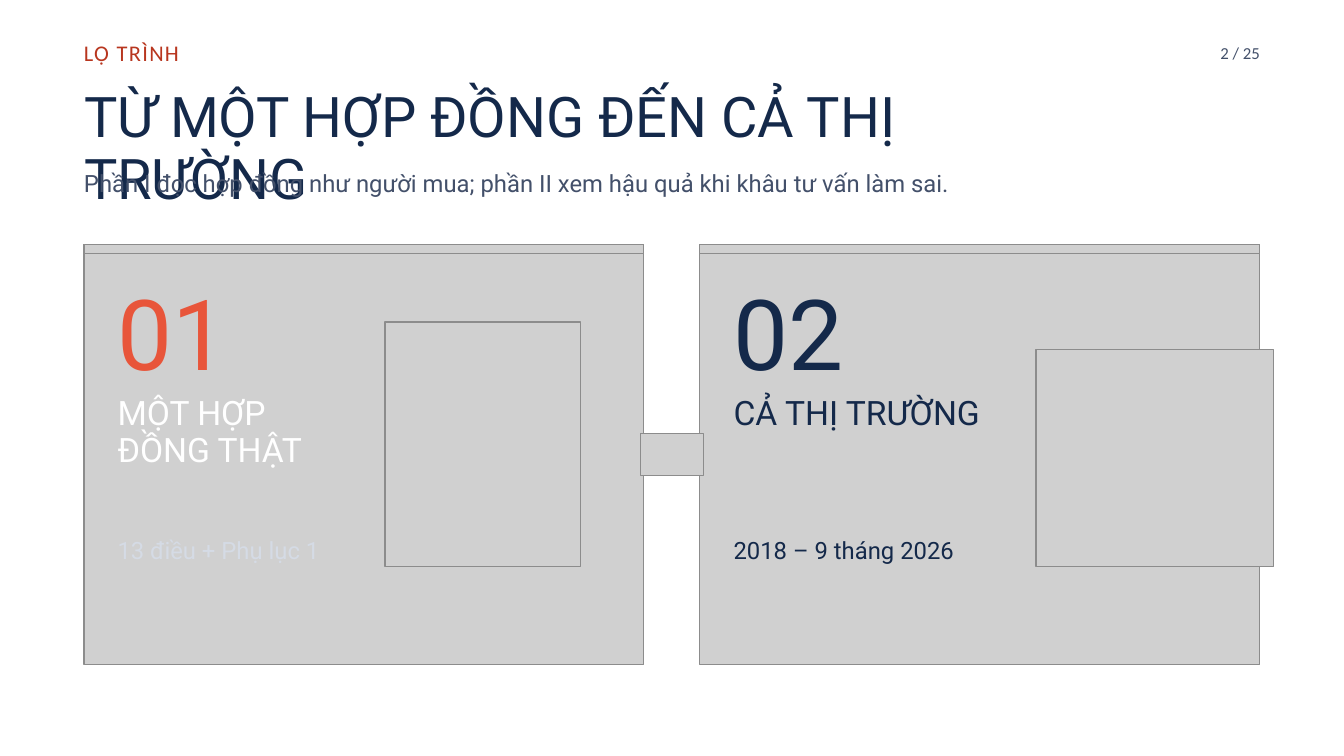
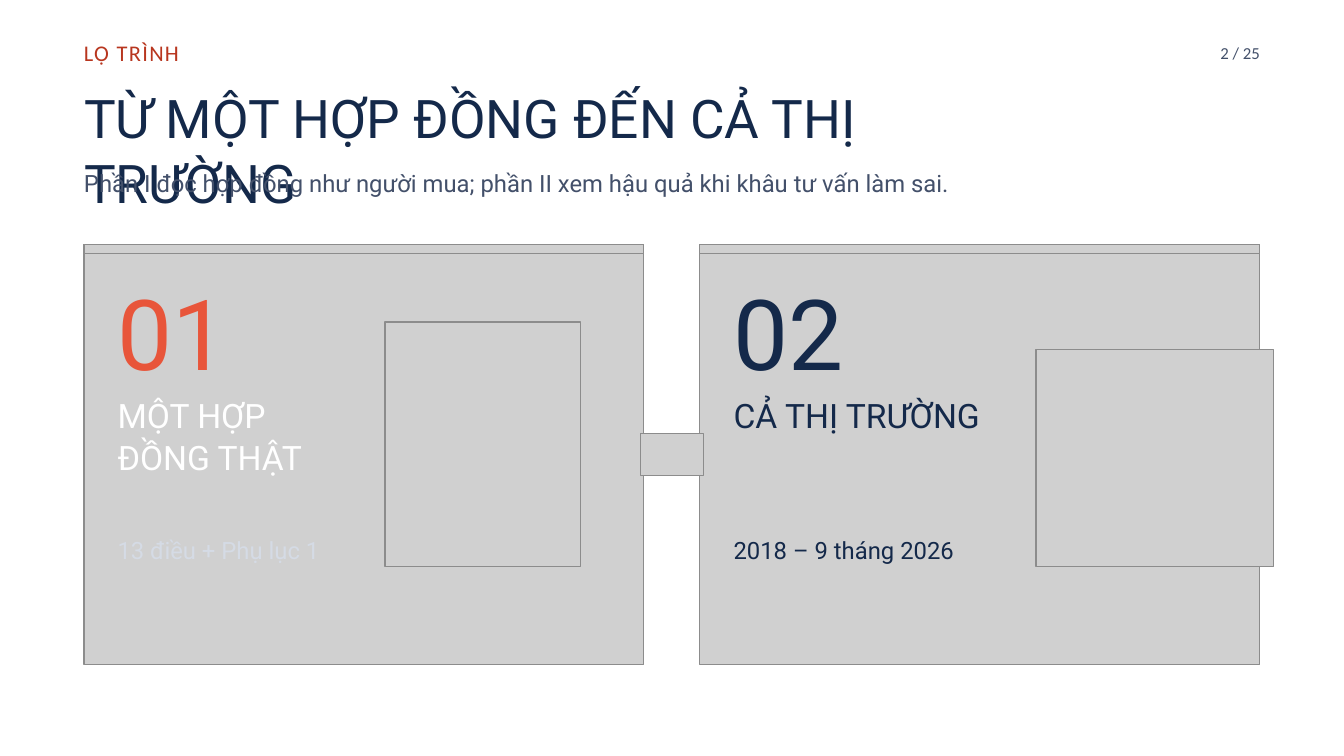
Before and after one commit to tranquanghaofake-dotcom/Law, a slide deck: slide 2 of docs/bai/hd-bao-hiem-an-gia/hd-bao-hiem-an-gia.pptx. Drawn at 1344x756 pixels with LibreOffice and Linux fonts; fonts in the diff are those of the drawing; grey boxes stand for pictures; background and template pictures are left out. Boxes give left, top, right and bottom in pixels: in the first picture for what was removed or moved away, otherwise in the second. Text is boxed around its words. In the diff, an @@ line names an element or a change of style, - is before the commit and + after.

```diff
--- a/docs/bai/hd-bao-hiem-an-gia/hd-bao-hiem-an-gia.pptx
+++ b/docs/bai/hd-bao-hiem-an-gia/hd-bao-hiem-an-gia.pptx
@@ title "TỪ MỘT HỢP ĐỒNG ĐẾN ..." at [84, 90, 856, 204]: size 40 to 38 pt; line spacing 44.8pt to 46.4pt @@
@@ text "MỘT HỢP" at [118, 398, 302, 475]: line spacing 26.4pt to 30pt @@
@@ text "CẢ THỊ TRƯỜNG" at [734, 398, 980, 434]: line spacing 26.4pt to 30pt @@
```
Also in this commit, not shown: 24 other slides changed, 4 other files.
